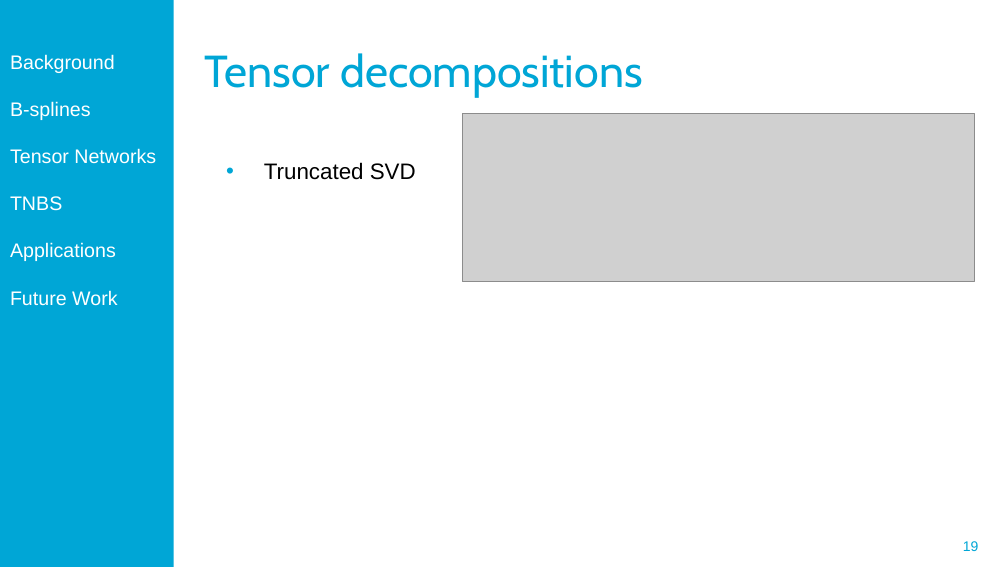
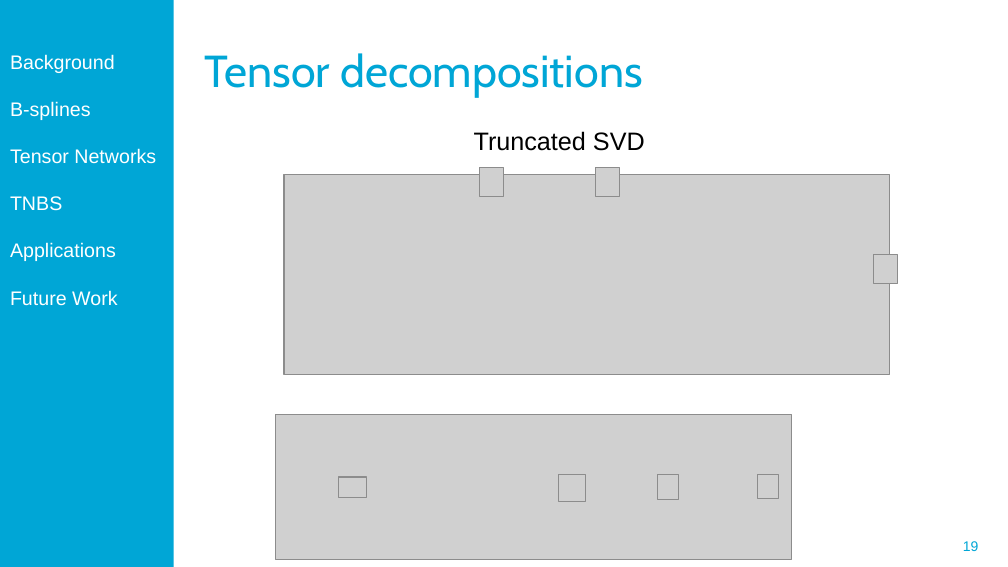
Before and after one commit to Ridvanz/Thesis, a slide deck: slide 19 of Midterm_Ridvan.pptx. Drawn at 1008x567 pixels with LibreOffice and Linux fonts; fonts in the diff are those of the drawing; grey boxes stand for pictures; background and template pictures are left out. Boxes give left, top, right and bottom in pixels: in the first picture for what was removed or moved away, otherwise in the second. Text is boxed around its words. In the diff, an @@ line names an element or a change of style, - is before the commit and + after.

```diff
--- a/Midterm_Ridvan.pptx
+++ b/Midterm_Ridvan.pptx
@@ text "Truncated SVD": place and size @@
-text "Truncated SVD" at [264, 162, 416, 180]
+text "Truncated SVD" at [474, 131, 645, 151]
@@ text "Truncated SVD" at [474, 131, 645, 151]: size 16 to 18 pt; bullet • to none; less space between paragraphs @@
@@ picture: place and size @@
-picture at [463, 113, 975, 281]
+picture at [284, 174, 890, 374]
@@ picture added at [480, 167, 504, 196] @@
@@ picture added at [596, 167, 620, 196] @@
@@ picture added at [874, 255, 898, 283] @@
@@ picture added at [275, 414, 792, 558] @@
@@ picture added at [339, 477, 367, 498] @@
@@ picture added at [558, 475, 586, 502] @@
@@ picture added at [657, 475, 678, 500] @@
@@ picture added at [757, 475, 778, 499] @@
```
Also in this commit, not shown: 7 other slides changed, 12 other files.
